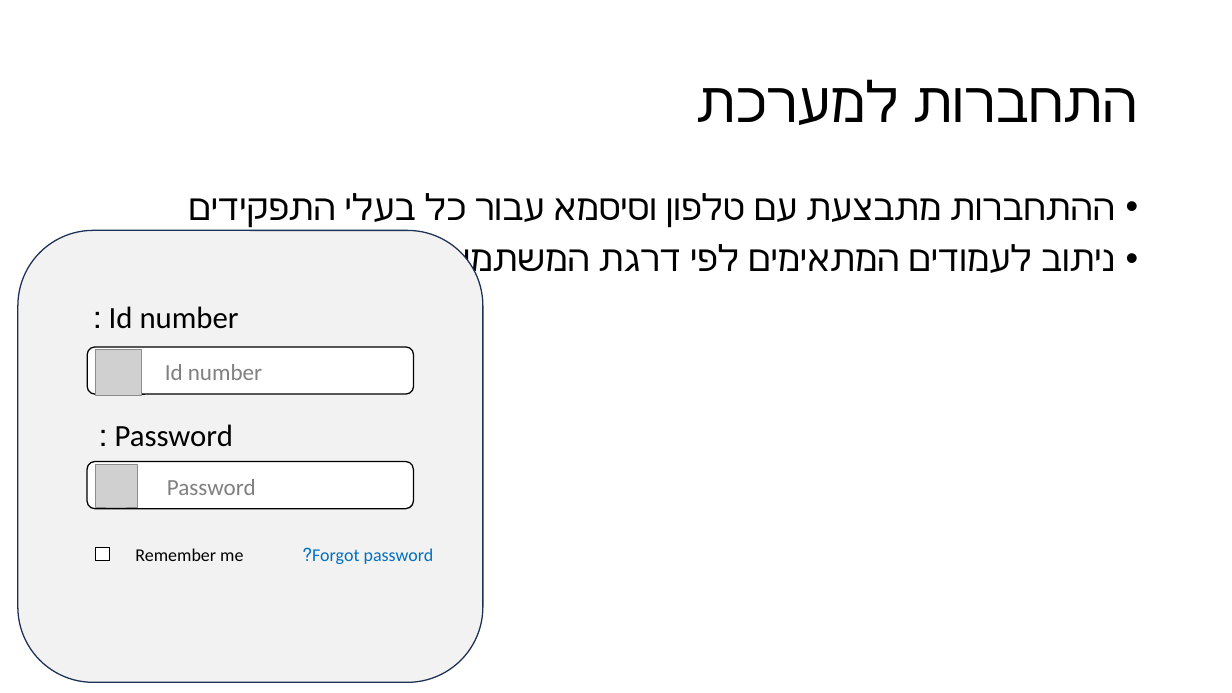
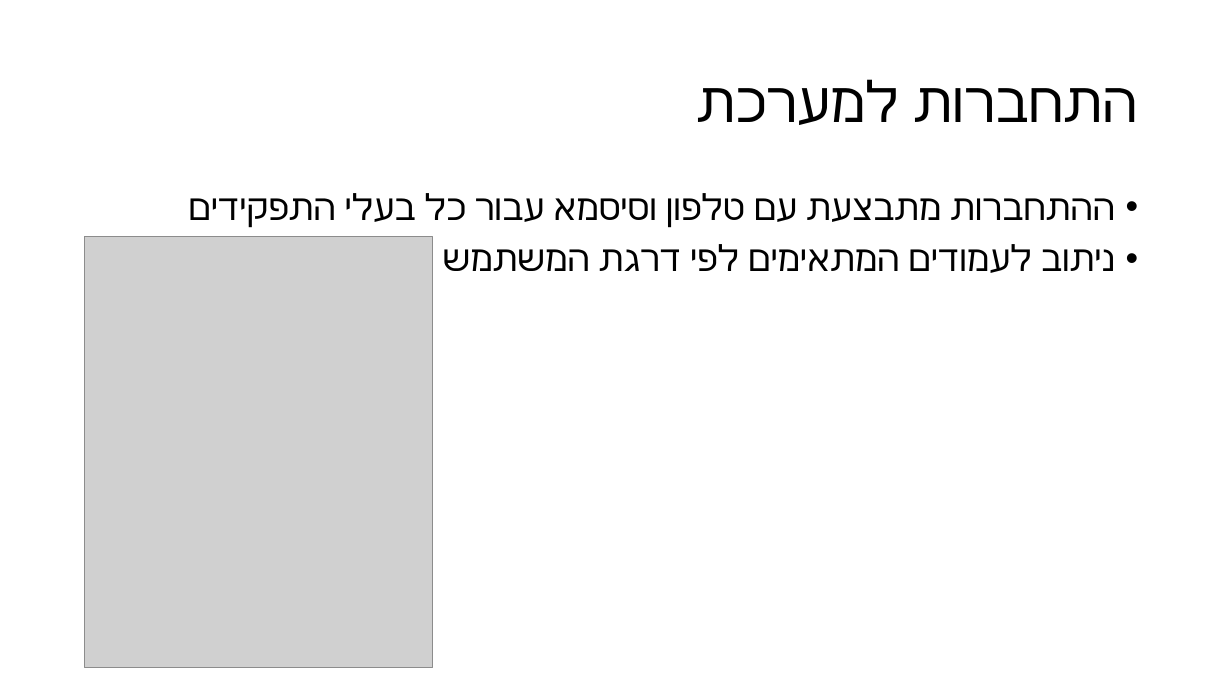
Before and after one commit to Sara-Hartuv/A-RS-EdTech, a slide deck: slide 2 of presentation/פרויקט עיצוב התנהגות - מסכים.pptx. Drawn at 1232x693 pixels with LibreOffice and Linux fonts; fonts in the diff are those of the drawing; grey boxes stand for pictures. Boxes give left, top, right and bottom in pixels: in the first picture for what was removed or moved away, otherwise in the second. Text is boxed around its words. In the diff, an @@ line names an element or a change of style, - is before the commit and + after.

```diff
--- a/presentation/פרויקט עיצוב התנהגות - מסכים.pptx
+++ b/presentation/פרויקט עיצוב התנהגות - מסכים.pptx
@@ picture added at bbox=[85, 237, 433, 668] @@
@@ group removed at bbox=[18, 230, 482, 682]: 6 texts, 3 rounded rectangles, 2 pictures, 1 rectangle @@
-Id number :
-Password :
-Id number
-Password
-Remember me
-Forgot password?
```
Also in this commit, not shown: 4 other slides changed, 4 slides added, 3 slides removed, 1 other file.
